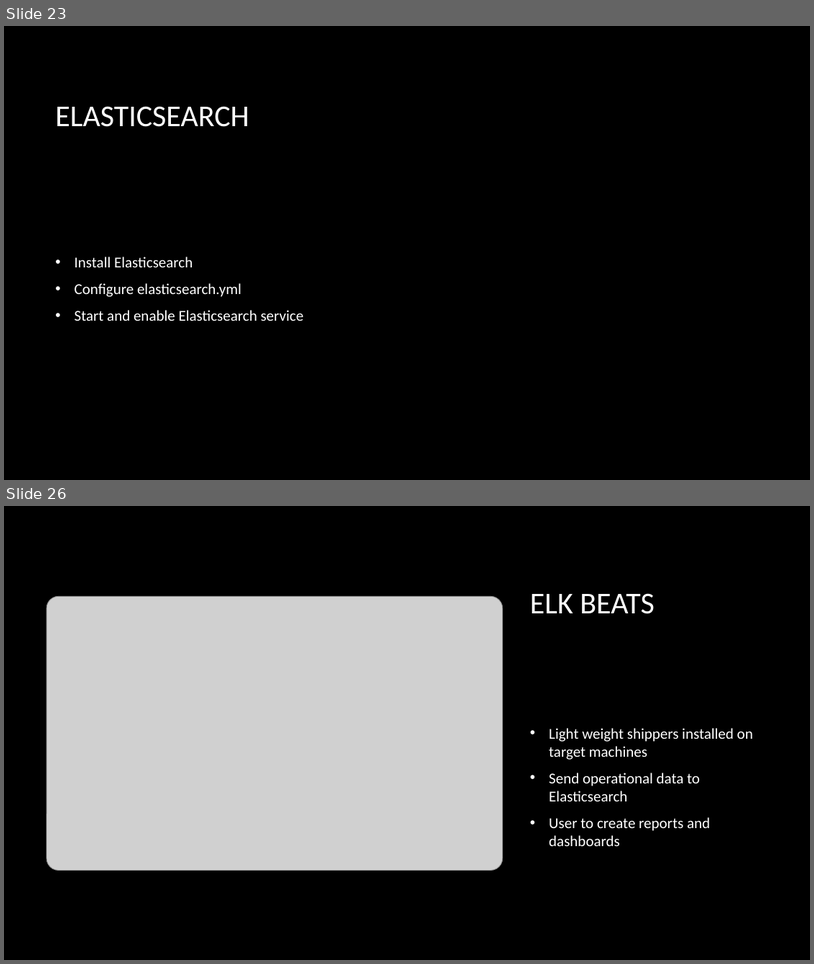
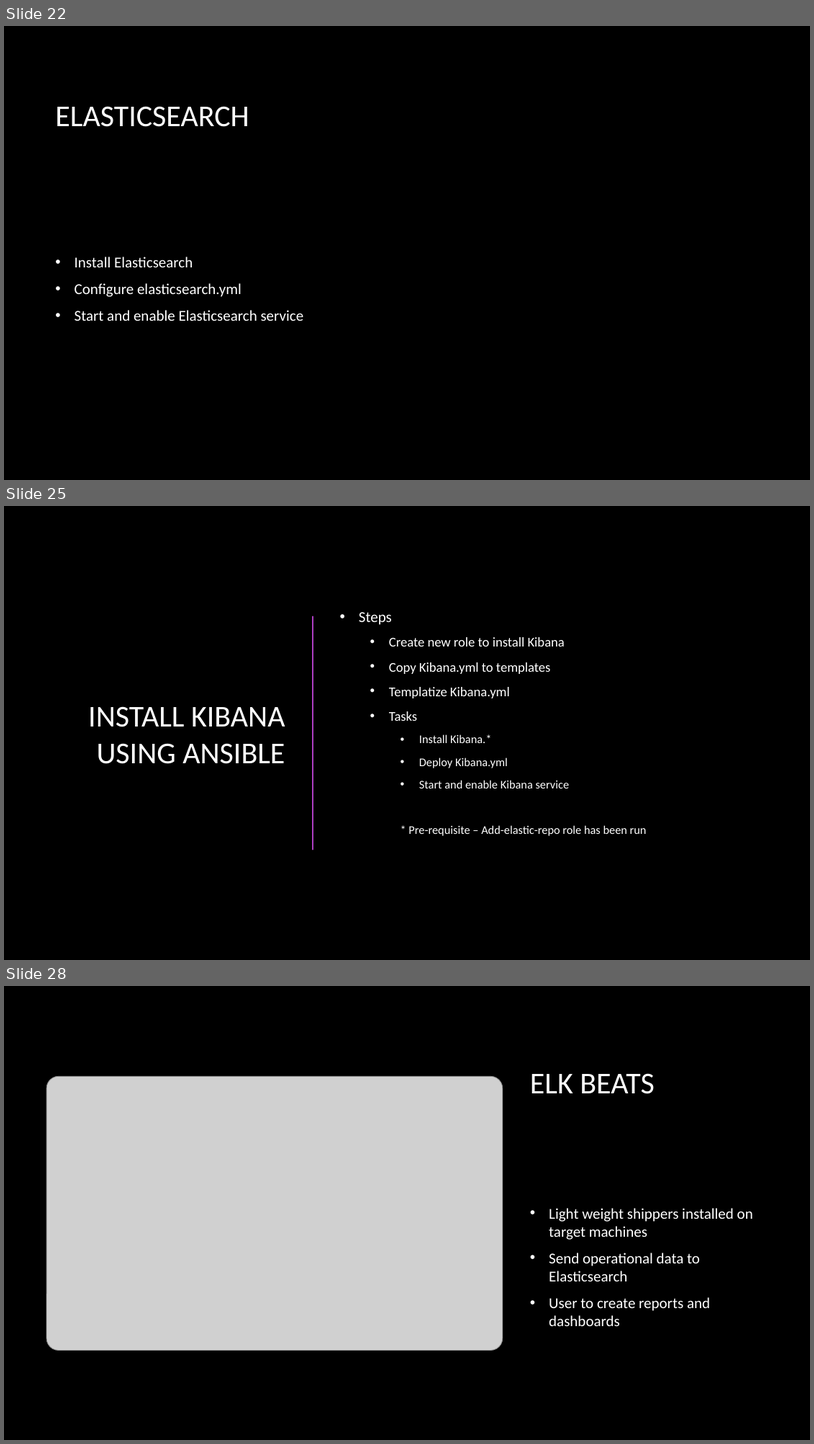
Before and after one commit to guanchaoguo/DeployElasticsearchUsingAnsible, a slide deck: artifacts/presentation/ElasticsearchUsingAnsible.pptx. Shown one above the other, each under a label of ours: slides 23 and 26 before the commit, slides 22, 25 and 28 after it; the slides between them are not shown. The pictures are 814x964 and 814x1444 pixels, drawn with LibreOffice and Linux fonts; fonts in the diff are those of the drawing; grey boxes stand for pictures; background and template pictures are left out. Boxes give left, top, right and bottom in pixels: in the first picture for what was removed or moved away, otherwise in the second. Text is boxed around its words. In the diff, an @@ line names an element or a change of style, - is before the commit and + after.

```diff
--- a/artifacts/presentation/ElasticsearchUsingAnsible.pptx
+++ b/artifacts/presentation/ElasticsearchUsingAnsible.pptx
@@ slide 25 added at [4,506,810,960], background picture (left out) @@
@@ text added at [359,612,647,836], 14 pt, text #FFFFFF @@
+• Steps
+  • Create new role to install Kibana
+  • Copy Kibana.yml to templates
+  • Templatize Kibana.yml
+  • Tasks
+    • Install Kibana.*
+    • Deploy Kibana.yml
+    • Start and enable Kibana service
+    * Pre-requisite – Add-elastic-repo role has been run
@@ line added from (313, 616) to (313, 849), #AC3EC1 1.5 pt @@
@@ title added at [88,706,285,764], 36 pt, text #FFFFFF @@
+INSTALL KIBANA USING ANSIBLE
@@ what was slide 23 is now slide 22 @@
@@ what was slide 26 is now slide 28 @@
```
Also in this commit, not shown: 2 slides changed, 24 other slides added, 2 slides removed, 28 other files.
